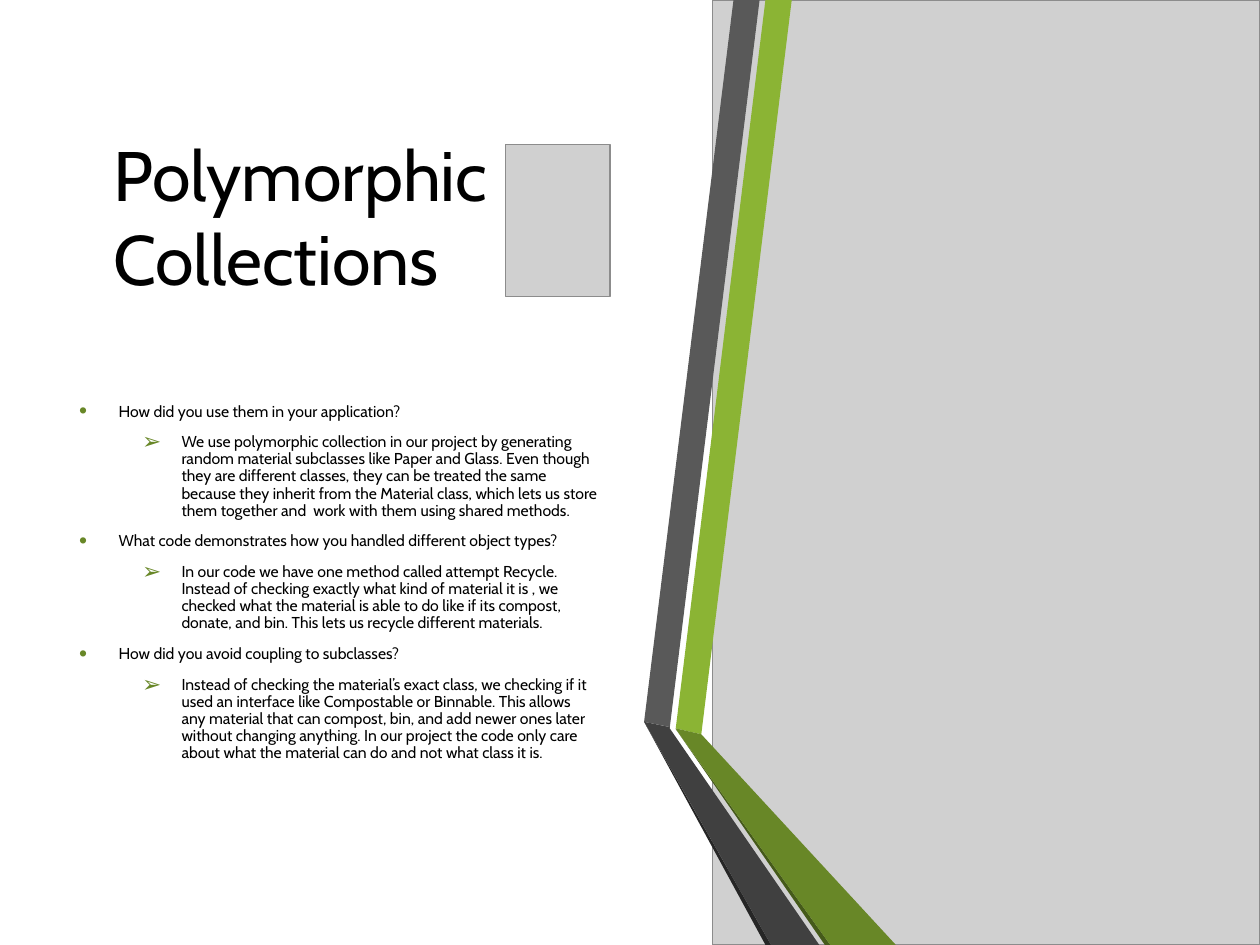
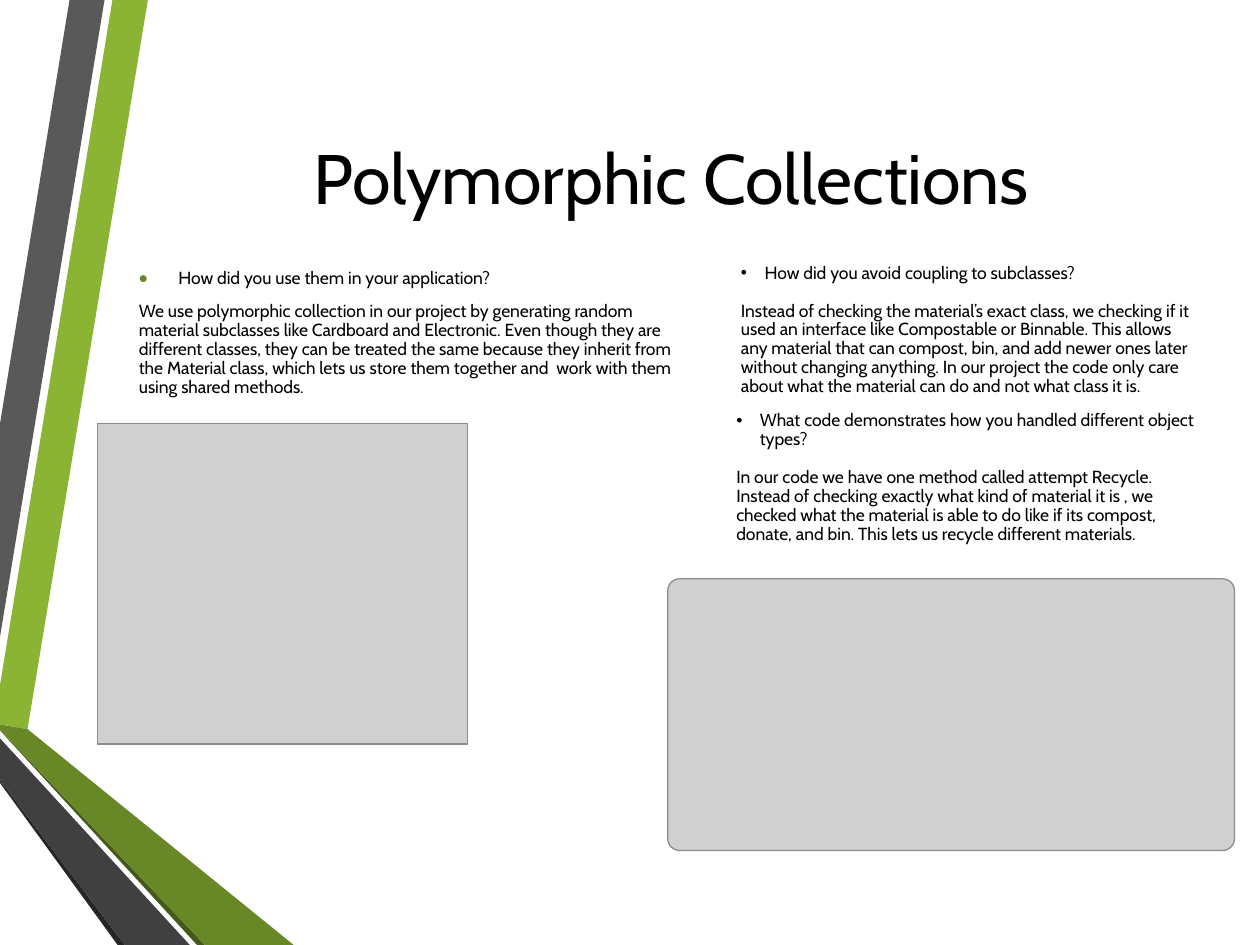
Before and after one commit to clampett/recycling-aid, a slide deck: slide 7 of Recycling Aid Presentation.pptx (slide 5 before the commit). Drawn at 1260x945 pixels with LibreOffice and Linux fonts; fonts in the diff are those of the drawing; grey boxes stand for pictures; background and template pictures are left out. Boxes give left, top, right and bottom in pixels: in the first picture for what was removed or moved away, otherwise in the second. Text is boxed around its words. In the diff, an @@ line names an element or a change of style, - is before the commit and + after.

Commit message:
Added uml pictures and latest ppt

```diff
--- a/Recycling Aid Presentation.pptx
+++ b/Recycling Aid Presentation.pptx
@@ rectangle removed at [0, 0, 1260, 945] @@
@@ picture removed at [712, 0, 1260, 945] @@
@@ text "How did you use them ...": place and size @@
-text "How did you use them ..." at [119, 405, 597, 758]
+text "How did you use them ..." at [139, 271, 671, 398]
@@ title "Polymorphic Collections": place and size @@
-title "Polymorphic Collections" at [113, 148, 487, 286]
+title "Polymorphic Collections" at [313, 151, 1029, 220]
@@ title "Polymorphic Collections" at [313, 151, 1029, 220]: alignment left to centre @@
@@ picture removed at [505, 145, 610, 296] @@
@@ text added at [741, 266, 1189, 393], 10 pt, text #000000 @@
+• How did you avoid coupling to subclasses?
+Instead of checking the material’s exact class, we checking if it used an interface like Compostable or Binnable. This allows any material that can compost, bin, and add newer ones later without changing anything. In our project the code only care about what the material can do and not what class it is.
@@ text at [178, 271, 490, 289]: size 9 to 10 pt in "How did you use them in your ..." @@
@@ text at [139, 304, 671, 398]: text changed; size 9 to 10 pt @@
-  ➢ We use polymorphic collection in our project by generating random material subclasses like Paper and Glass. Even though they are different classes, they can be treated the same because they inherit from the Material class, which lets us store them together and work with them using shared methods.
-• What code demonstrates how you handled different object types?
-  ➢ In our code we have one method called attempt Recycle. Instead of checking exactly what kind of material it is , we checked what the material is able to do like if its compost, donate, and bin. This lets us recycle different materials.
-• How did you avoid coupling to subclasses?
-  ➢ Instead of checking the material’s exact class, we checking if it used an interface like Compostable or Binnable. This allows any material that can compost, bin, and add newer ones later without changing anything. In our project the code only care about what the material can do and not what class it is.
+We use polymorphic collection in our project by generating random material subclasses like Cardboard and Electronic. Even though they are different classes, they can be treated the same because they inherit from the Material class, which lets us store them together and work with them using shared methods.
@@ text added at [736, 413, 1194, 545], 10 pt, text #000000 @@
+• What code demonstrates how you handled different object types?
+In our code we have one method called attempt Recycle. Instead of checking exactly what kind of material it is , we checked what the material is able to do like if its compost, donate, and bin. This lets us recycle different materials.
@@ picture added at [98, 423, 469, 743] @@
@@ picture added at [668, 578, 1235, 850] @@
@@ group removed at [644, 0, 896, 945]: 6 freeform shapes @@
```
Also in this commit, not shown: 8 other slides changed, 6 slides added, 3 slides removed, 4 other files.
